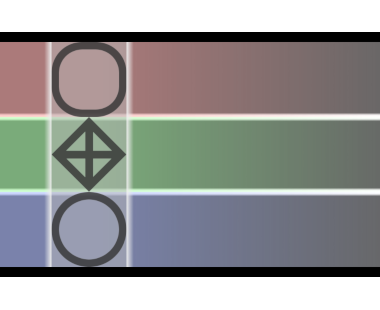
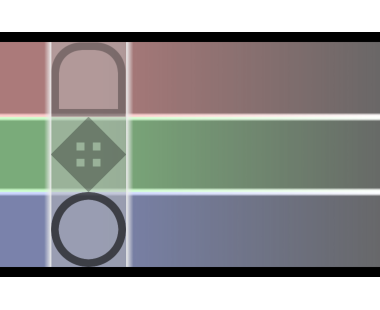
The second 380px x 310px image is a revision of the first. Changes to its layers:
removed layer "ImpactZone.png" over [45, 42, 134, 267]
added layer "ImpactZoneGlyph-Top.png" above "ImpactZoneGlyph-Mid.png" over [51, 42, 126, 117]
added layer "ImpactZoneGlyph-Mid.png" above "ImpactZoneGlyph-Bot.png" over [51, 117, 126, 192]
added layer "ImpactZoneGlyph-Bot.png" above "ImpactZone-Back.png" over [51, 192, 126, 267]
added layer "ImpactZone-Back.png" above "LaneFlashers.png" over [45, 42, 134, 267]
